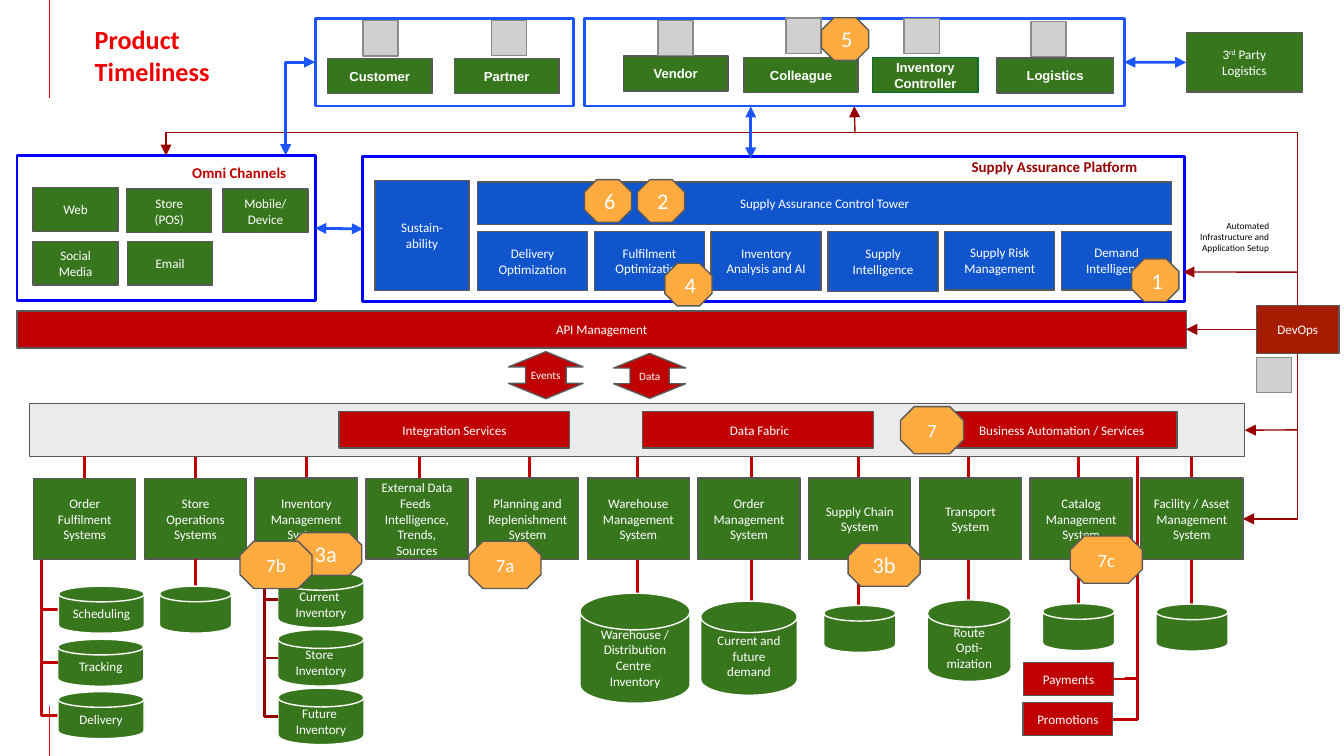
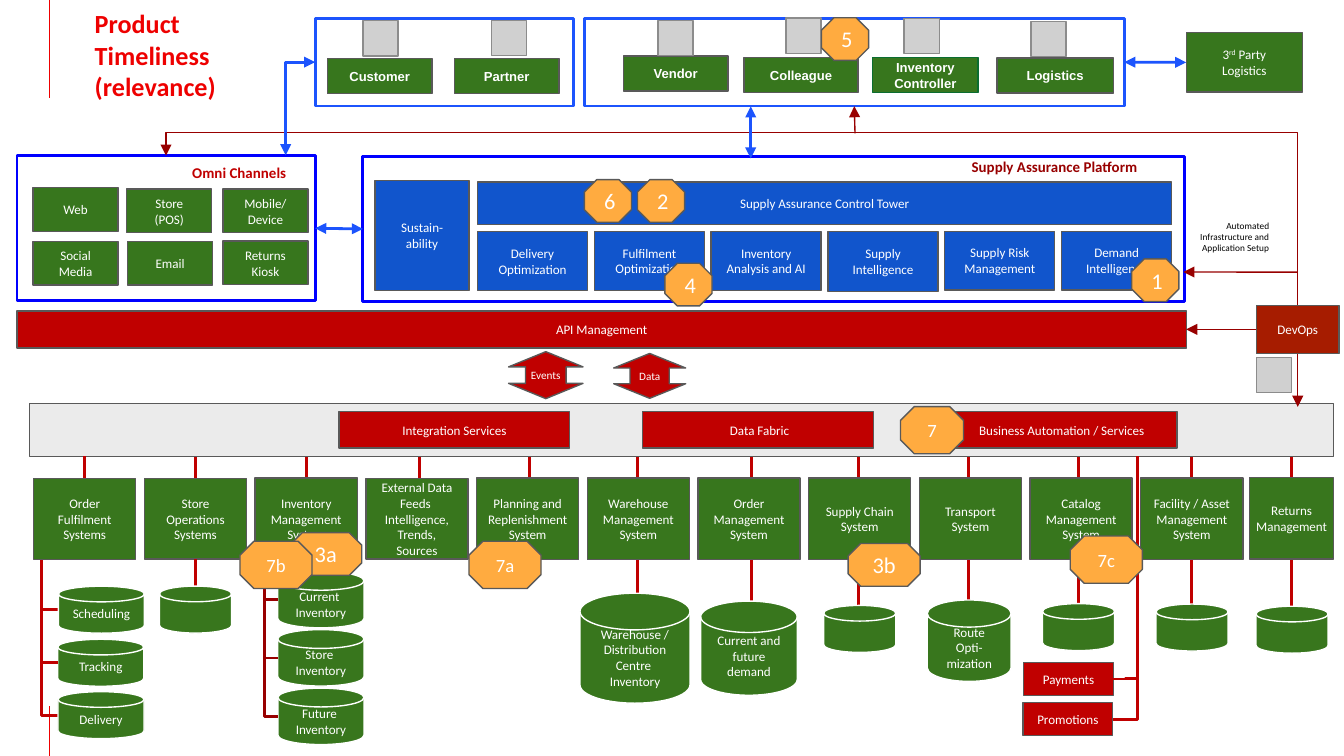
Before and after one commit to brucedkyle/architectures, a slide deck: slide 13 of docs/sustainability/downloads/SupplyChainOptimization.pptx. Drawn at 1344x756 pixels with LibreOffice and Linux fonts; fonts in the diff are those of the drawing; grey boxes stand for pictures; background and template pictures are left out. Boxes give left, top, right and bottom in pixels: in the first picture for what was removed or moved away, otherwise in the second. Text is boxed around its words. In the diff, an @@ line names an element or a change of style, - is before the commit and + after.

```diff
--- a/docs/sustainability/downloads/SupplyChainOptimization.pptx
+++ b/docs/sustainability/downloads/SupplyChainOptimization.pptx
@@ subtitle at [95,76,216,100]: paragraph added @@
+(relevance)
@@ rectangle added at [223,241,308,285], fill #37761D, outline #595959 0.75 pt, 7 pt, text #FFFFFF @@
+Returns Kiosk
@@ elbow arrow moved from (1298, 353) - (1243, 519) to (1298, 353) - (1298, 407) @@
@@ rectangle: place and size @@
-rectangle at [30,403,1245,457]
+rectangle at [30,403,1333,457]
@@ arrow removed from (1298, 430) to (1245, 430) @@
@@ rectangle added at [1250,478,1333,560], fill #38761D, outline #595959 0.75 pt, 7 pt, text #FFFFFF @@
+Returns Management
@@ line added from (1292, 457) to (1292, 630), #C00000 1.5 pt @@
@@ cylinder added at [1257,606,1329,653], fill #38761D, outline #FFFFFF 0.75 pt @@
```
Also in this commit, not shown: 16 other slides changed, 1 other file.
